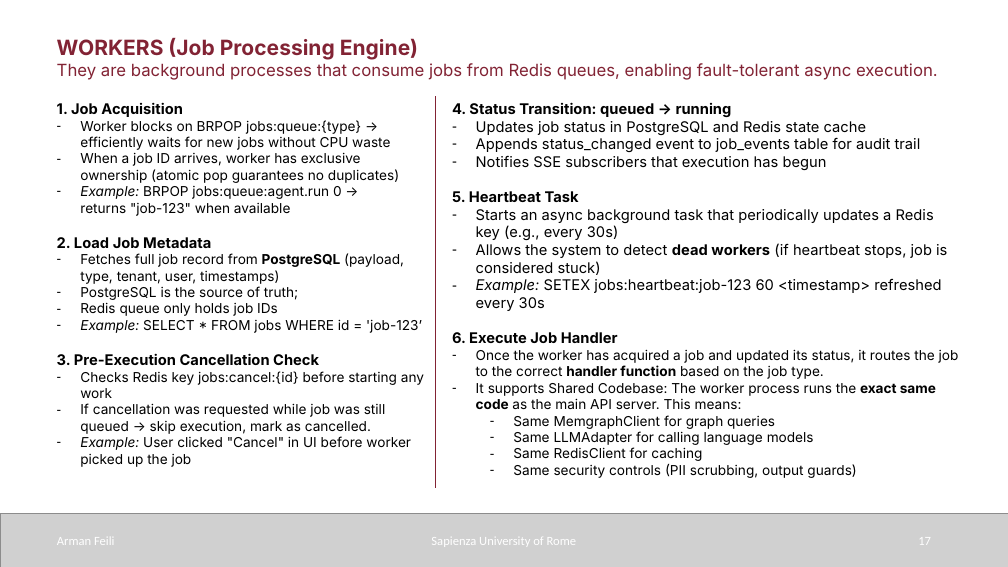
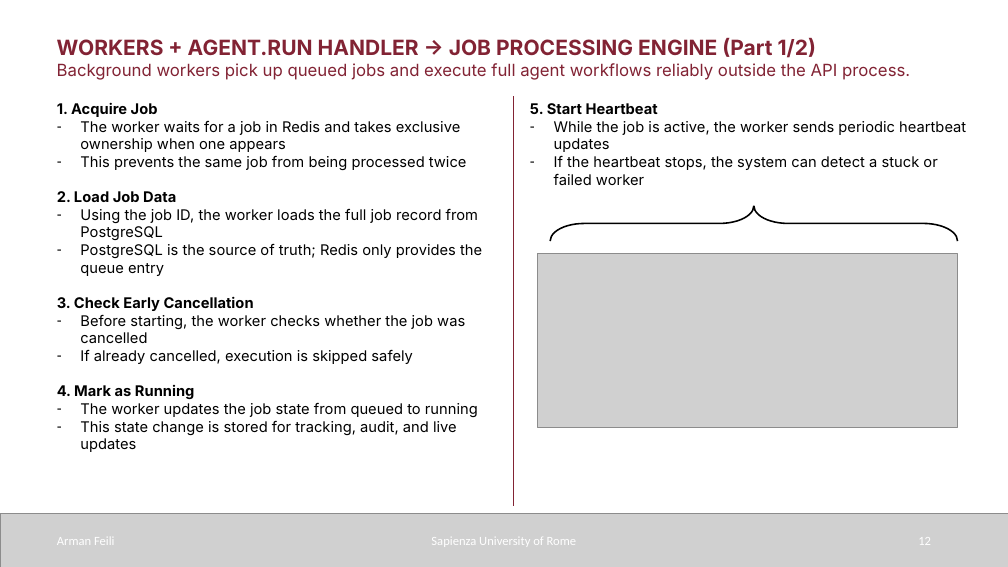
Before and after one commit to armanfeili/sapienza-msc-thesis-cineca-agentic-platform, a slide deck: slide 12 of thesis/sapthesis/Presentation/Presentation.pptx (slide 17 before the commit). Drawn at 1008x567 pixels with LibreOffice and Linux fonts; fonts in the diff are those of the drawing; grey boxes stand for pictures. Boxes give left, top, right and bottom in pixels: in the first picture for what was removed or moved away, otherwise in the second. Text is boxed around its words. In the diff, an @@ line names an element or a change of style, - is before the commit and + after.

```diff
--- a/thesis/sapthesis/Presentation/Presentation.pptx
+++ b/thesis/sapthesis/Presentation/Presentation.pptx
@@ text at [57, 37, 910, 80]: text changed @@
-WORKERS (Job Processing Engine)
-They are background processes that consume jobs from Redis queues, enabling fault-tolerant async execution.
+WORKERS + AGENT.RUN HANDLER → JOB PROCESSING ENGINE (Part 1/2)
+Background workers pick up queued jobs and execute full agent workflows reliably outside the API process.
@@ text at [57, 102, 482, 452]: text changed; size 13 to 14 pt @@
-1. Job Acquisition
-– Worker blocks on BRPOP jobs:queue:{type} → efficiently waits for new jobs without CPU waste
-– When a job ID arrives, worker has exclusive ownership (atomic pop guarantees no duplicates)
-– Example: BRPOP jobs:queue:agent.run 0 → returns "job-123" when available
-2. Load Job Metadata
-– Fetches full job record from PostgreSQL (payload, type, tenant, user, timestamps)
-– PostgreSQL is the source of truth;
-– Redis queue only holds job IDs
-– Example: SELECT * FROM jobs WHERE id = 'job-123’
-3. Pre-Execution Cancellation Check
-– Checks Redis key jobs:cancel:{id} before starting any work
-– If cancellation was requested while job was still queued → skip execution, mark as cancelled.
-– Example: User clicked "Cancel" in UI before worker picked up the job
+1. Acquire Job
+– The worker waits for a job in Redis and takes exclusive ownership when one appears
+– This prevents the same job from being processed twice
+2. Load Job Data
+– Using the job ID, the worker loads the full job record from PostgreSQL
+– PostgreSQL is the source of truth; Redis only provides the queue entry
+3. Check Early Cancellation
+– Before starting, the worker checks whether the job was cancelled
+– If already cancelled, execution is skipped safely
+4. Mark as Running
+– The worker updates the job state from queued to running
+– This state change is stored for tracking, audit, and live updates
@@ text removed at [452, 102, 959, 478] @@
-4. Status Transition: queued → running
-– Updates job status in PostgreSQL and Redis state cache
-– Appends status_changed event to job_events table for audit trail
-– Notifies SSE subscribers that execution has begun
-5. Heartbeat Task
-– Starts an async background task that periodically updates a Redis key (e.g., every 30s)
-– Allows the system to detect dead workers (if heartbeat stops, job is considered stuck)
-– Example: SETEX jobs:heartbeat:job-123 60 <timestamp> refreshed every 30s
-6. Execute Job Handler
-– Once the worker has acquired a job and updated its status, it routes the job to the correct handler function based on the job type.
-– It supports Shared Codebase: The worker process runs the exact same code as the main API server. This means:
-  – Same MemgraphClient for graph queries
-  – Same LLMAdapter for calling language models
-  – Same RedisClient for caching
-  – Same security controls (PII scrubbing, output guards)
@@ line moved from (436, 96) - (436, 488) to (514, 96) - (514, 507) @@
@@ text added at [530, 103, 966, 185], 14 pt, text #000000 @@
+5. Start Heartbeat
+– While the job is active, the worker sends periodic heartbeat updates
+– If the heartbeat stops, the system can detect a stuck or failed worker
@@ left brace added at [551, 206, 958, 241], outline #000000 1.5 pt @@
@@ picture added at [538, 253, 957, 427] @@
```
Also in this commit, not shown: 12 other slides changed, 11 slides added, 30 slides removed, 16 other files.
